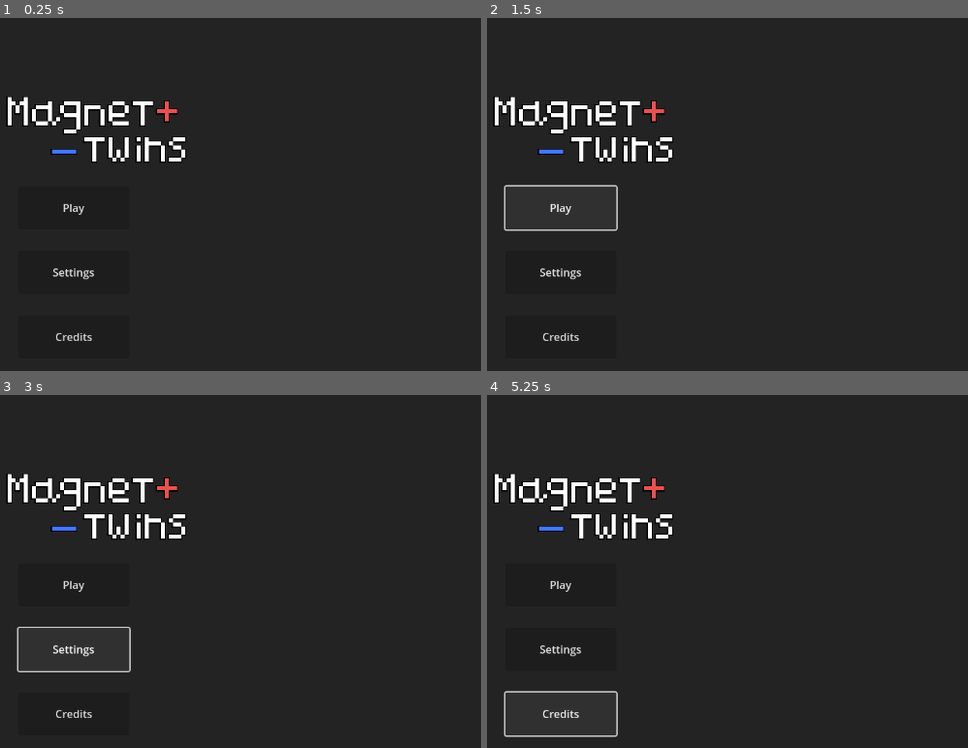
Above: before the commit, frames 1-4 (two rows, left to right).
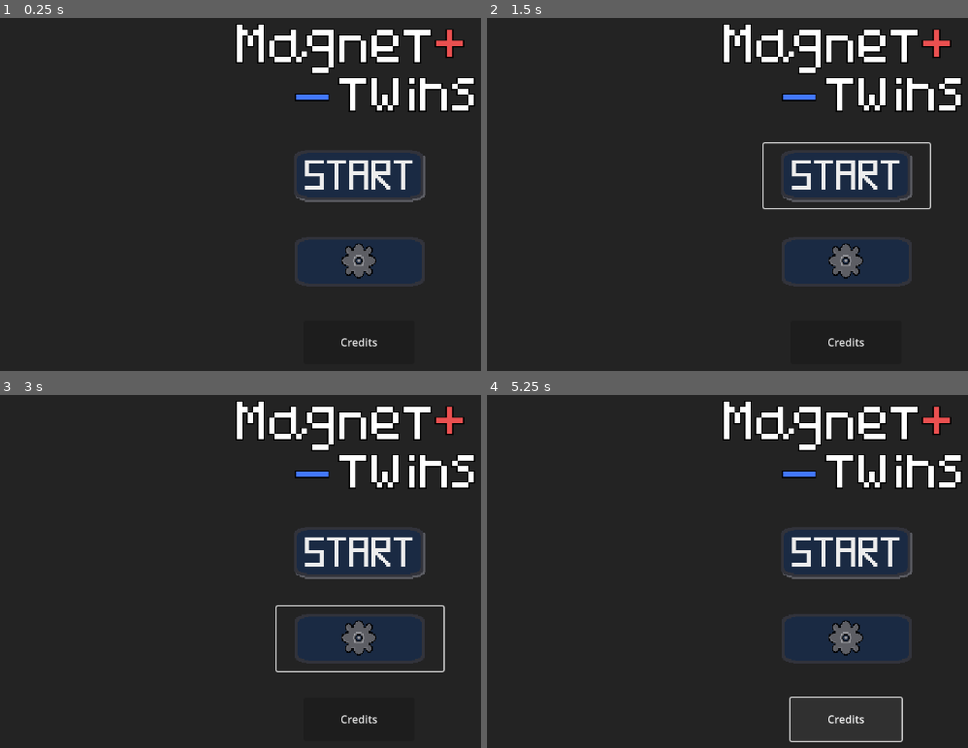
Above: after the commit, the same moments.

Repository: mrshark3959/Magnettwins-GODOT
Game: Godot game, scene res://Scenes/main_menu.tscn
Two runs of this game, one before a commit and one after it. Both use one fixed random seed, a clock stepped at 60 frames per second and the inputs below.
Inputs (mouse positions are in pixels of both pictures, inside the frame that each line leads up to; where the layout moved, square brackets give the same spot in the first picture):
- Up to frame 1 (0.25 s): no input
- Up to frame 2 (1.5 s): click (847, 261) [559, 272] at 0.5 s; click (847, 176) [559, 208] at 1.25 s
- Up to frame 3 (3 s): click (360, 553) [72, 585] at 2 s; click (360, 638) [72, 649] at 2.75 s
- Up to frame 4 (5.25 s): click (847, 553) [559, 585] at 3.5 s; click (847, 638) [559, 649] at 4.25 s; click "Credits" at 5 s

The runs differ from the first frame. In frame 1, 13% of the frame differs, in the area x 1-99%, y 1-94%; in frame 2, 14%; in frame 3, 14%; in frame 4, 14%.

Commit message:
Buttons
Menu is almost done!

Diff:
--- a/Scenes/main_menu.tscn
+++ b/Scenes/main_menu.tscn
@@ -1,6 +1,8 @@
-[gd_scene load_steps=2 format=3 uid="uid://dxsqew61am2x3"]
+[gd_scene load_steps=4 format=3 uid="uid://dxsqew61am2x3"]
 
 [ext_resource type="Texture2D" uid="uid://ds0rncxtjvcc7" path="res://Assets/Title _) (1).png" id="1_fg56f"]
+[ext_resource type="Texture2D" uid="uid://bq55fr4llw8sa" path="res://Assets/image (14).png" id="2_bnv61"]
+[ext_resource type="Texture2D" uid="uid://b1dnxcwbknlnd" path="res://Assets/image (15).png" id="2_mh6bf"]
 
 [node name="Main Menu" type="Control"]
 layout_mode = 3
@@ -34,14 +36,13 @@
 anchors_preset = 5
 anchor_left = 0.5
 anchor_right = 0.5
-offset_left = -536.0
-offset_top = 176.0
-offset_right = -36.0
-offset_bottom = 376.0
+offset_left = -200.0
+offset_top = 64.0
+offset_right = 467.0
+offset_bottom = 331.0
 grow_horizontal = 2
 scale = Vector2(0.6, 0.6)
 texture = ExtResource("1_fg56f")
-stretch_mode = 2
 
 [node name="Button3" type="Button" parent="."]
 layout_mode = 1
@@ -50,14 +51,18 @@
 anchor_top = 0.5
 anchor_right = 0.5
 anchor_bottom = 0.5
-offset_left = -504.0
-offset_top = -4.0
-offset_right = -339.0
-offset_bottom = 60.0
+offset_left = -120.0
+offset_top = -68.0
+offset_right = 127.0
+offset_bottom = 28.0
 grow_horizontal = 2
 grow_vertical = 2
-text = "Play
+text = "
 "
+icon = ExtResource("2_mh6bf")
+flat = true
+icon_alignment = 1
+expand_icon = true
 
 [node name="Button2" type="Button" parent="."]
 layout_mode = 1
@@ -66,13 +71,16 @@
 anchor_top = 0.5
 anchor_right = 0.5
 anchor_bottom = 0.5
-offset_left = -504.0
-offset_top = 92.0
-offset_right = -339.0
+offset_left = -120.0
+offset_top = 60.0
+offset_right = 128.0
 offset_bottom = 156.0
 grow_horizontal = 2
 grow_vertical = 2
-text = "Settings"
+icon = ExtResource("2_bnv61")
+flat = true
+icon_alignment = 1
+expand_icon = true
 
 [node name="Button" type="Button" parent="."]
 layout_mode = 1
@@ -81,10 +89,10 @@
 anchor_top = 0.506
 anchor_right = 0.479
 anchor_bottom = 0.506
-offset_left = -479.808
-offset_top = 184.112
-offset_right = -314.808
-offset_bottom = 248.112
+offset_left = -55.808
+offset_top = 192.112
+offset_right = 109.192
+offset_bottom = 256.112
 grow_horizontal = 2
 grow_vertical = 2
 text = "Credits"
Binary file added: Assets/image (14).png
Not shown, added: Assets/image (14).png.import
Binary file added: Assets/image (15).png
Not shown, added: Assets/image (15).png.import
